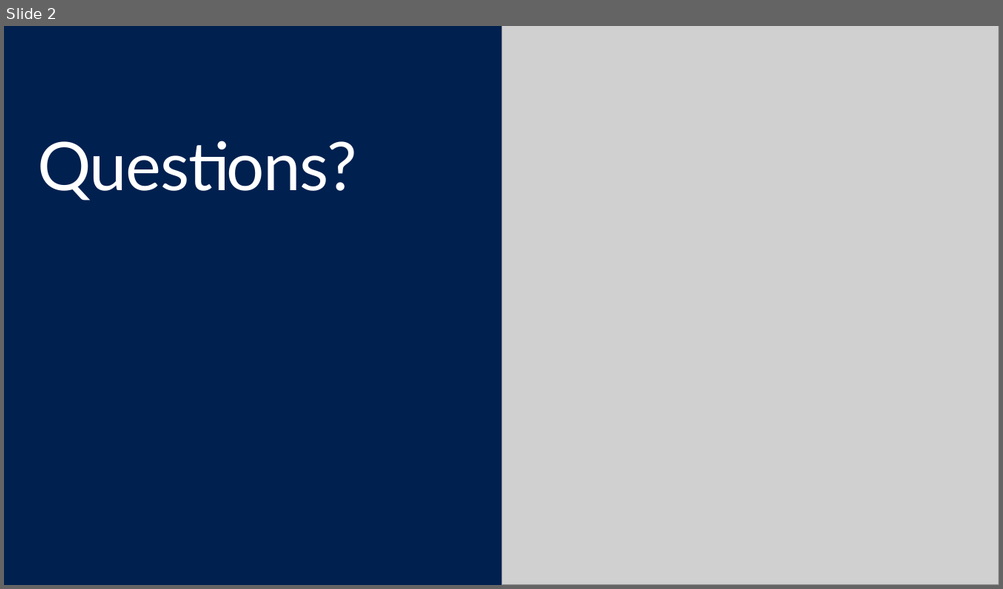
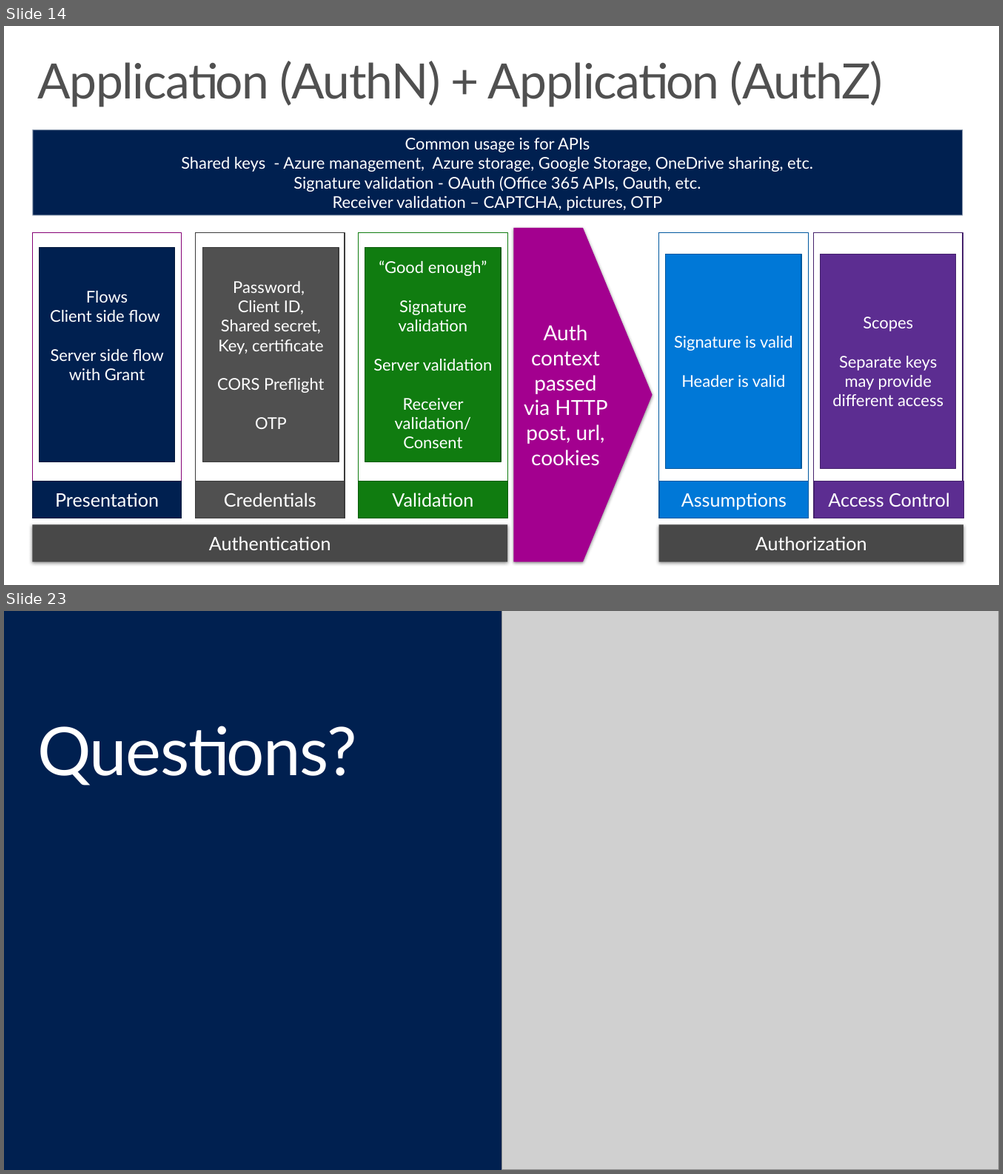
Before and after one commit to hamiltop/EDU-Dev-Bootcamp, a slide deck: Presentation/06-AuthN and AuthZ patterns.pptx. Shown one above the other, each under a label of ours: slide 2 before the commit, slides 14 and 23 after it; the slides between them are not shown. The pictures are 1003x589 and 1003x1174 pixels, drawn with LibreOffice and Linux fonts; fonts in the diff are those of the drawing; grey boxes stand for pictures; background and template pictures are left out. Boxes give left, top, right and bottom in pixels: in the first picture for what was removed or moved away, otherwise in the second. Text is boxed around its words. In the diff, an @@ line names an element or a change of style, - is before the commit and + after.

```diff
--- a/Presentation/06-AuthN and AuthZ patterns.pptx
+++ b/Presentation/06-AuthN and AuthZ patterns.pptx
@@ slide 14 added at (4,26,999,585), background #FFFFFF @@
@@ title added at (37,61,883,107), 48 pt, text #505050 @@
+Application (AuthN) + Application (AuthZ)
@@ rectangle added at (33,130,963,216), fill #002050, outline #F9F9F9 1.35 pt, 16 pt, text #FFFFFF @@
+Common usage is for APIs
+Shared keys - Azure management, Azure storage, Google Storage, OneDrive sharing, etc.
+Signature validation - OAuth (Office 365 APIs, Oauth, etc.
+Receiver validation – CAPTCHA, pictures, OTP
@@ rectangle added at (33,232,182,518), outline #850075 0.85 pt, 18 pt, text #002050 @@
+Presentation
@@ rectangle added at (39,247,174,463), fill #002050, outline #00183B 0.85 pt, 16 pt, text #FFFFFF @@
+Flows
+Client side flow
+Server side flow with Grant
@@ rectangle added at (196,232,345,518), outline #3B3B3B 0.85 pt, 18.4 pt, text #002050 @@
+Credentials
@@ rectangle added at (203,247,338,463), fill #505050, outline #3B3B3B 0.85 pt, 16 pt, text #FFFFFF @@
+  Password,
+  Client ID,
+  Shared secret,
+  Key, certificate
+  CORS Preflight
+  OTP
@@ rectangle added at (358,232,507,518), outline #107C10 0.75 pt, 18.4 pt, text #505050 @@
+Validation
@@ rectangle added at (365,247,501,463), fill #107C10, outline #0C5C0C 0.85 pt, 16 pt, text #FFFFFF @@
+  “Good enough”
+  Signature validation
+  Server validation
+  Receiver validation/
+  Consent
@@ pentagon arrow added at (514,228,652,562), fill #A3008F, 20.4 pt, text #FFFFFF @@
+Auth context passed via HTTP post, url, cookies
@@ rectangle added at (658,232,808,518), outline #00599F 0.85 pt, 18.4 pt, text #002050 @@
+Assumptions
@@ rectangle added at (814,232,963,518), outline #44216B 0.85 pt, 18.4 pt, text #002050 @@
+Access control
@@ rectangle added at (666,254,801,469), fill #0078D7, outline #00599F 0.85 pt, 16 pt, text #FFFFFF @@
+Signature is valid
+Header is valid
@@ rectangle added at (820,254,956,469), fill #5C2D91, outline #44216B 0.85 pt, 16 pt, text #FFFFFF @@
+Scopes
+Separate keys may provide different access
@@ rectangle added at (33,482,182,519), fill #002050, outline #00183B 0.85 pt, 18.4 pt, text #FFFFFF @@
+Presentation
@@ rectangle added at (196,482,345,519), fill #505050, outline #3B3B3B 0.85 pt, 18.4 pt, text #FFFFFF @@
+Credentials
@@ rectangle added at (358,482,507,519), fill #107C10, outline #0C5C0C 0.85 pt, 18.4 pt, text #FFFFFF @@
+Validation
@@ rectangle added at (659,482,808,519), fill #0078D7, outline #00599F 0.85 pt, 18.4 pt, text #FFFFFF @@
+Assumptions
@@ rectangle added at (814,482,964,519), fill #5C2D91, outline #44216B 0.85 pt, 18.4 pt, text #FFFFFF @@
+Access Control
@@ rectangle added at (33,525,508,562), fill #494949, 18.4 pt, text #FFFFFF @@
+Authentication
@@ rectangle added at (658,525,963,562), fill #494949, 18.4 pt, text #FFFFFF @@
+Authorization
@@ what was slide 2 is now slide 23 @@
```
Also in this commit, not shown: 20 other slides added, 8 other files.
